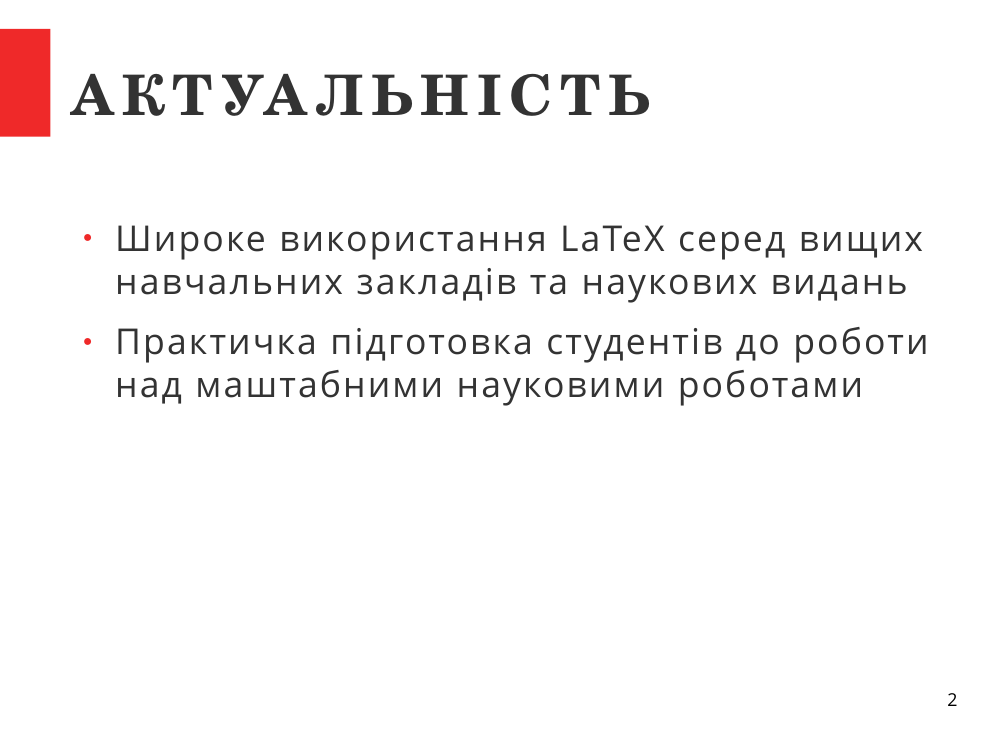
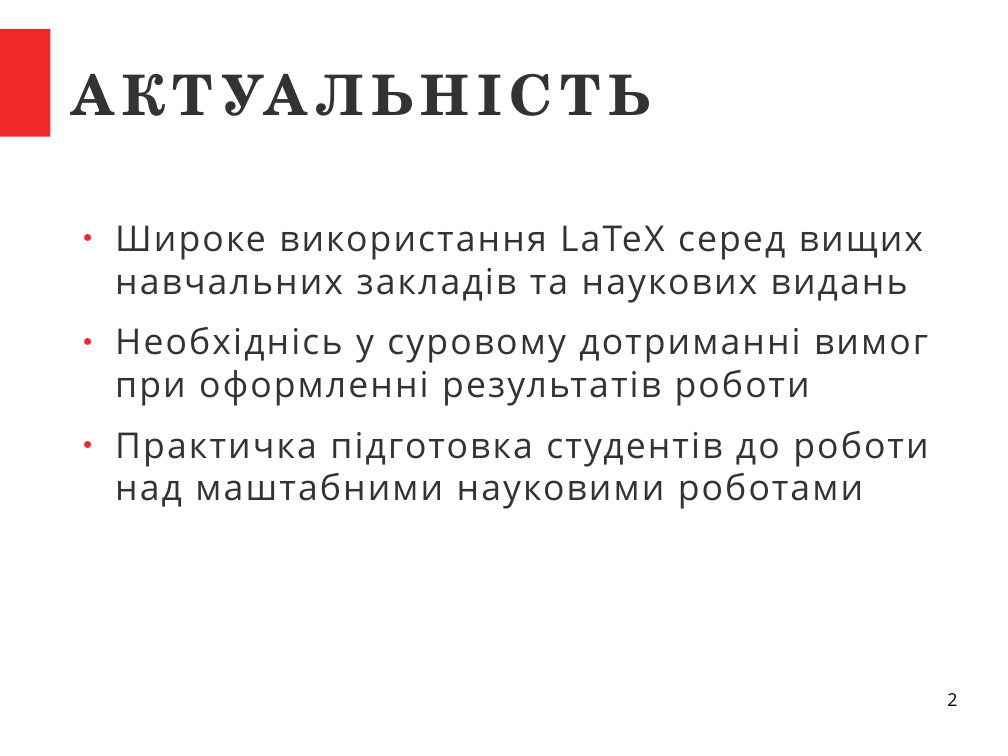
Before and after one commit to sen-den/latex-template, a slide deck: slide 2 of LaTeX - final work present.odp. Drawn at 1008x756 pixels with LibreOffice and Linux fonts; fonts in the diff are those of the drawing. Boxes give left, top, right and bottom in pixels: in the first picture for what was removed or moved away, otherwise in the second. Text is boxed around its words. In the diff, an @@ line names an element or a change of style, - is before the commit and + after.

```diff
--- a/LaTeX - final work present.odp
+++ b/LaTeX - final work present.odp
@@ text at [115,327,928,406]: paragraph added @@
+● Необхіднісь у суровому дотриманні вимог при оформленні результатів роботи
```
Also in this commit, not shown: 4 other slides changed, 4 slides added, 3 slides removed, 1 other file.
